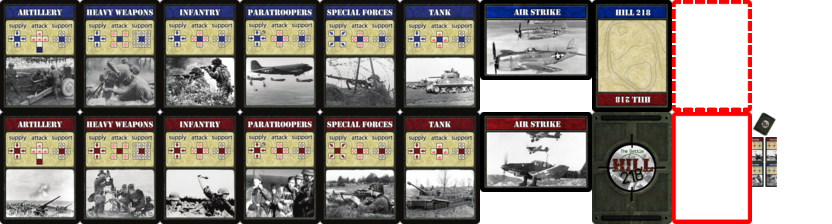
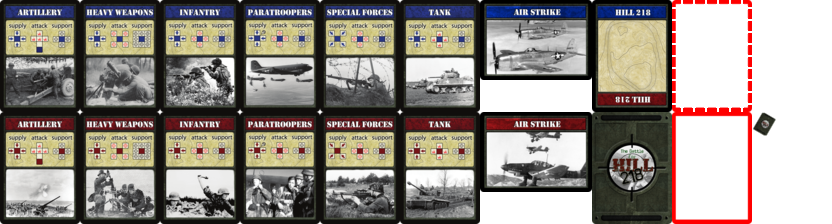
Layers edited between the first and the second 832x224 image:
hid "Red Placed 1" over [left=752, top=137, right=777, bottom=162]
hid "Blue Placed 1" over [left=752, top=162, right=777, bottom=187]
